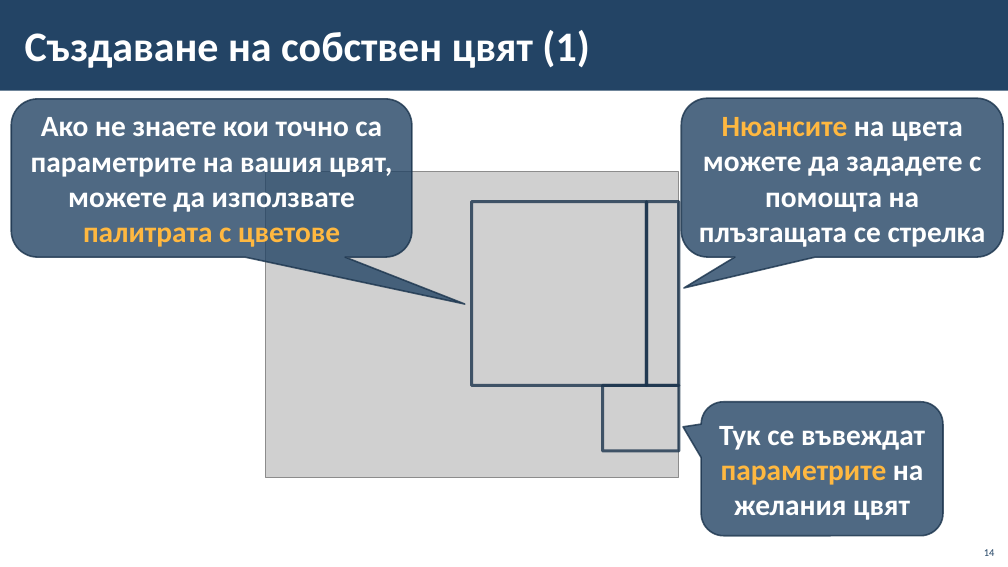
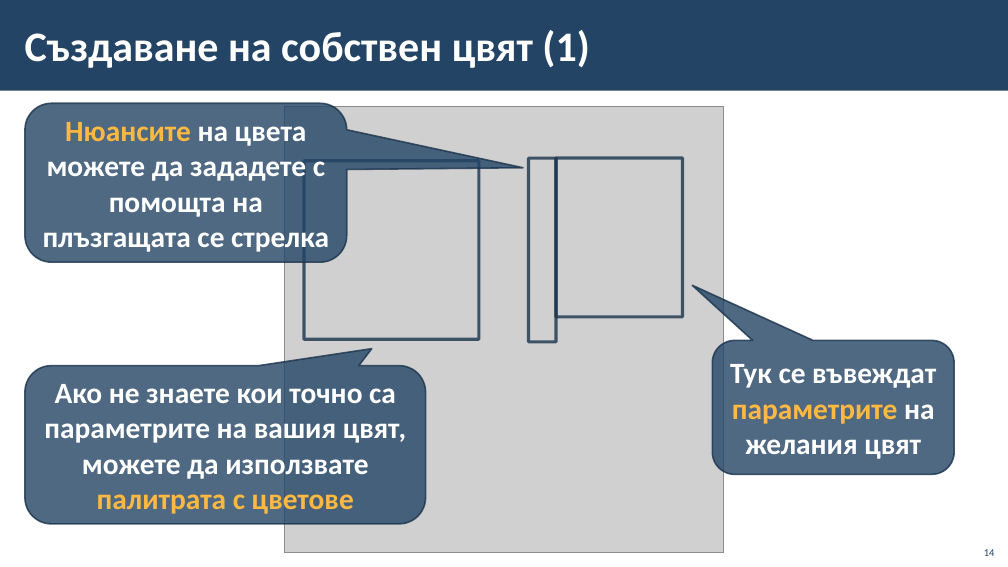
Before and after one commit to BG-IT-Edu/School-Programming, a slide deck: slide 14 of Courses/Computer-Modeling-and-IT/Computer-Modeling-and-IT-5-Class/12-Colour-Palettes/12-Colour-Palettes.pptx. Drawn at 1008x567 pixels with LibreOffice and Linux fonts; fonts in the diff are those of the drawing; grey boxes stand for pictures; background and template pictures are left out. Boxes give left, top, right and bottom in pixels: in the first picture for what was removed or moved away, otherwise in the second. Text is boxed around its words. In the diff, an @@ line names an element or a change of style, - is before the commit and + after.

```diff
--- a/Courses/Computer-Modeling-and-IT/Computer-Modeling-and-IT-5-Class/12-Colour-Palettes/12-Colour-Palettes.pptx
+++ b/Courses/Computer-Modeling-and-IT/Computer-Modeling-and-IT-5-Class/12-Colour-Palettes/12-Colour-Palettes.pptx
@@ proportions changed in 3 elements at <box>712,340,954,474</box>, <box>25,366,426,524</box>, <box>25,104,347,262</box> @@
@@ rounded speech box "Нюансите на цвета можете да ...": place and size @@
-rounded speech box "Нюансите на цвета можете да ..." at <box>681,98,1003,257</box>
+rounded speech box "Нюансите на цвета можете да ..." at <box>25,104,347,262</box>
@@ picture: place and size @@
-picture at <box>266,172,679,477</box>
+picture at <box>284,107,724,554</box>
@@ rectangle: place and size @@
-rectangle at <box>472,202,647,386</box>
+rectangle at <box>304,161,479,340</box>
@@ rectangle: place and size @@
-rectangle at <box>647,202,679,386</box>
+rectangle at <box>529,158,556,342</box>
@@ rectangle: place and size @@
-rectangle at <box>603,386,679,451</box>
+rectangle at <box>557,158,683,317</box>
@@ rounded speech box "Тук се въвеждат параметрите на ...": place and size @@
-rounded speech box "Тук се въвеждат параметрите на ..." at <box>701,402,943,535</box>
+rounded speech box "Тук се въвеждат параметрите на ..." at <box>712,340,954,474</box>
@@ rounded speech box "Ако не знаете кои точно ...": place and size @@
-rounded speech box "Ако не знаете кои точно ..." at <box>11,99,412,257</box>
+rounded speech box "Ако не знаете кои точно ..." at <box>25,366,426,524</box>
```
Also in this commit, not shown: 7 other slides changed, 1 other file.
